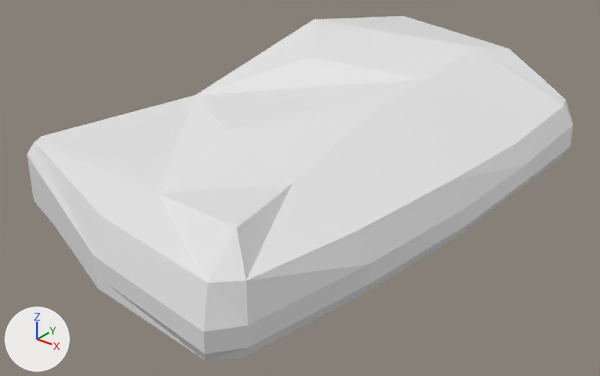
Before and after pictures for a commit that changed the glTF model public/glb/shell_01.glb.
Rendered twice from a camera (50 mm lens) standing at (0.068, -0.141, 0.242) and looking at (-0.236, 0.238, 0.007). The axes (+X, +Y, +Z) are drawn at lower left. The lights are the same throughout. The older version comes first.
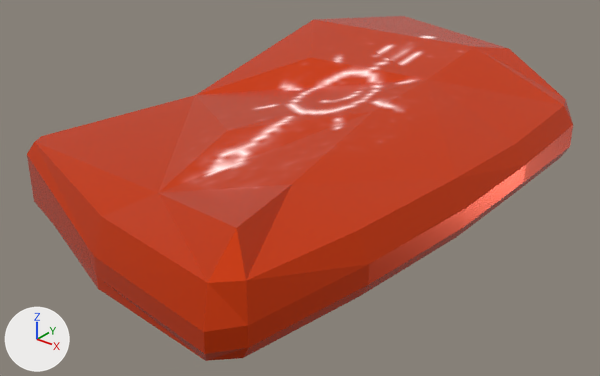
Where the change shows, as pixel boxes (x1, y1, x2, y2) in the pictures (600 x 376 px):
'Mesh1.040', recoloured (white to red)
    both: (27, 16, 573, 361)

The change, as a list of edits to the scene's bpy script:
```text
Add img_emisja:
    img_emisja = load_image('emisja', '_unpacked/emisja', 256, 256, 'sRGB')
Add mat_materiał:
    mat_materiał = bpy.data.materials.new('Materiał')
    # colours: orange #e74200
    # uses the picture img_emisja
Change me_mesh1_100:
    where me_mesh1_100.from_pydata(...)  # 124 vertices, 244 faces; spans x -0.346..-0.112, y 0.065..0.468, z 0.006..0.08
    add me_mesh1_100.materials.append(mat_materiał)
```
